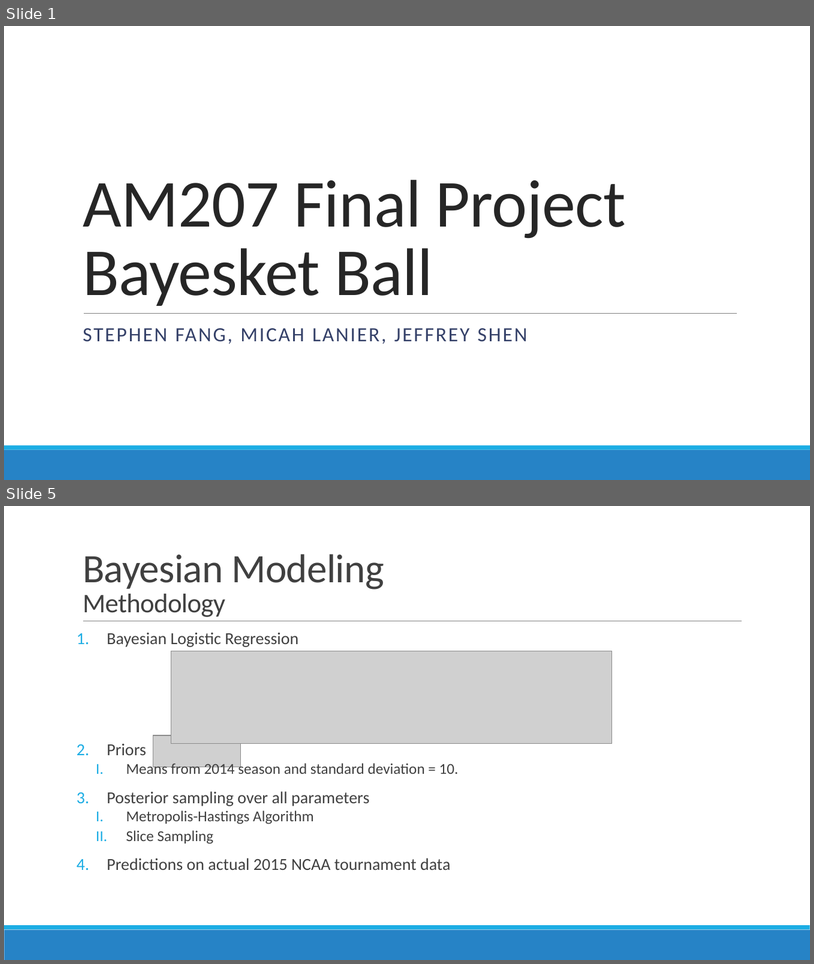
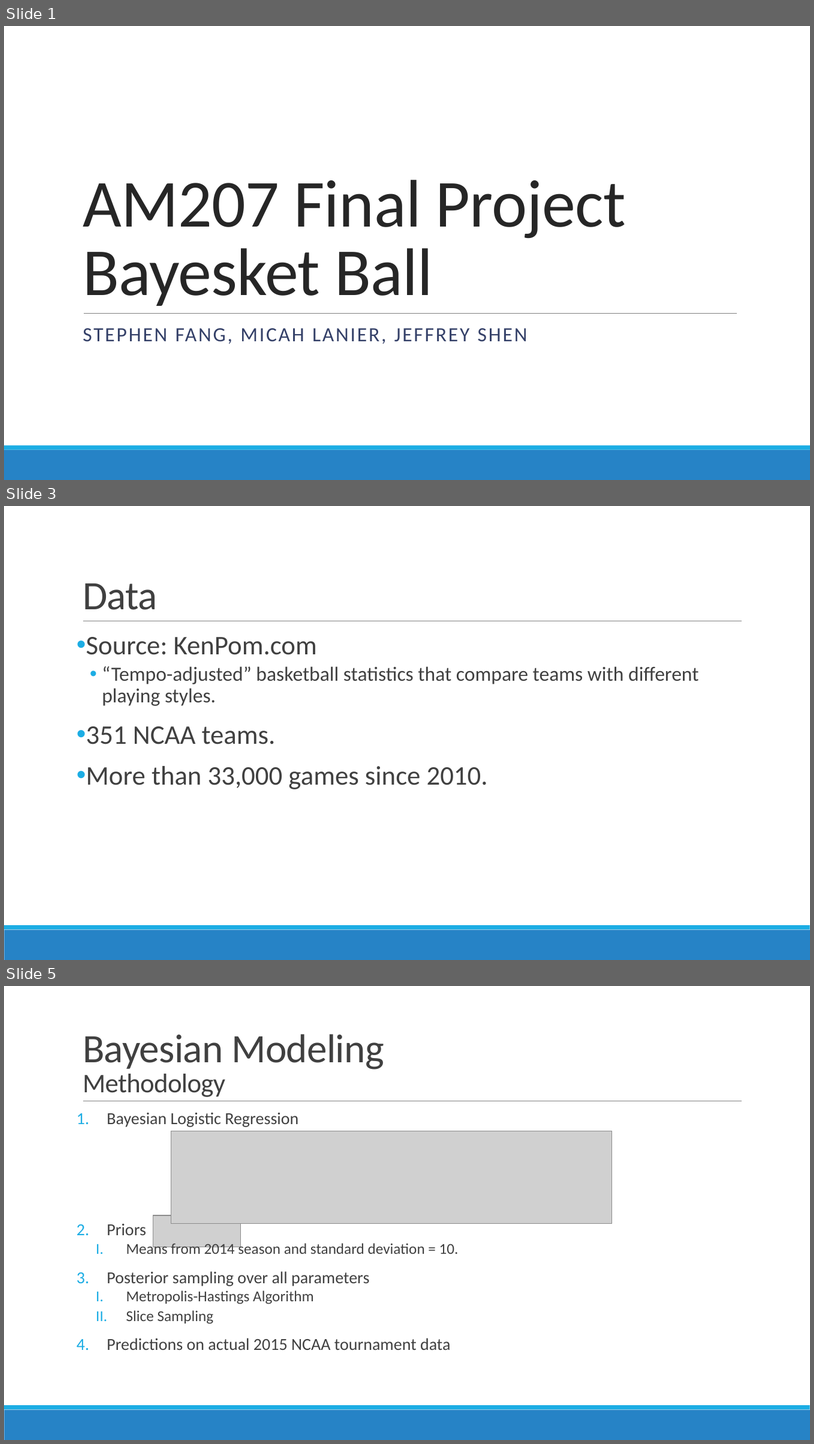
Before and after one commit to micahlanier/bayesket-ball, a slide deck: screen_cast/Screen_cast.pptx. Shown one above the other, each under a label of ours: slides 1 and 5 before the commit, slides 1, 3 and 5 after it; the slides between them are not shown. The pictures are 814x964 and 814x1444 pixels, drawn with LibreOffice and Linux fonts; fonts in the diff are those of the drawing; grey boxes stand for pictures. Boxes give left, top, right and bottom in pixels: in the first picture for what was removed or moved away, otherwise in the second. Text is boxed around its words. In the diff, an @@ line names an element or a change of style, - is before the commit and + after.

```diff
--- a/screen_cast/Screen_cast.pptx
+++ b/screen_cast/Screen_cast.pptx
@@ slide 3 added at <box>4,506,810,960</box>, background #FFFFFF; not listed: 3 template elements that a slide beside it also shows @@
@@ title added at <box>83,583,158,610</box>, 48 pt, text #404040 @@
+Data
@@ text added at <box>86,637,699,789</box>, 24 pt, text #404040 @@
+• Source: KenPom.com
+  • “Tempo-adjusted” basketball statistics that compare teams with different playing styles.
+• 351 NCAA teams.
+• More than 33,000 games since 2010.
```
Also in this commit, not shown: 1 slide changed, 4 other slides added, 3 slides removed.
